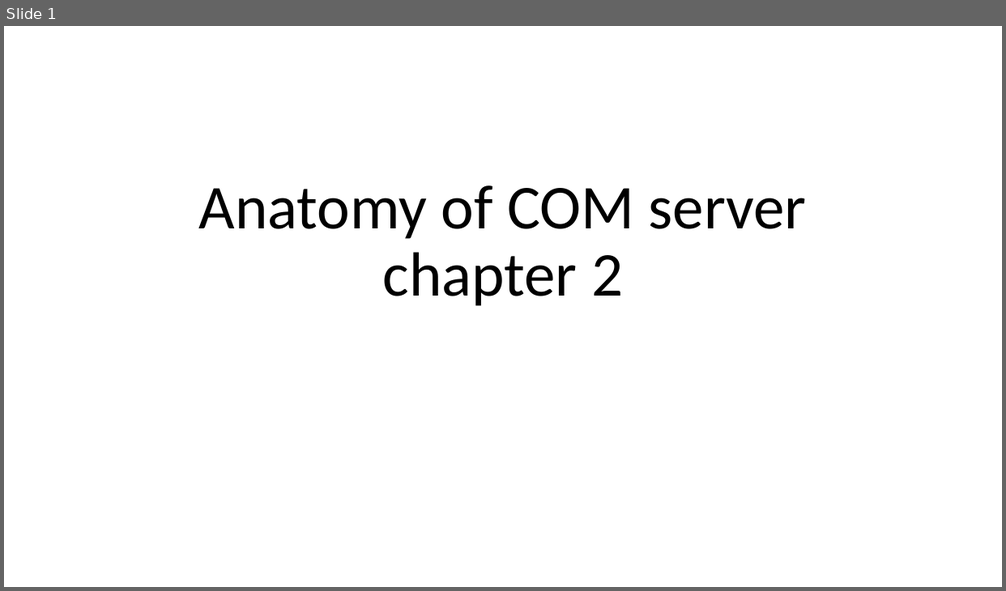
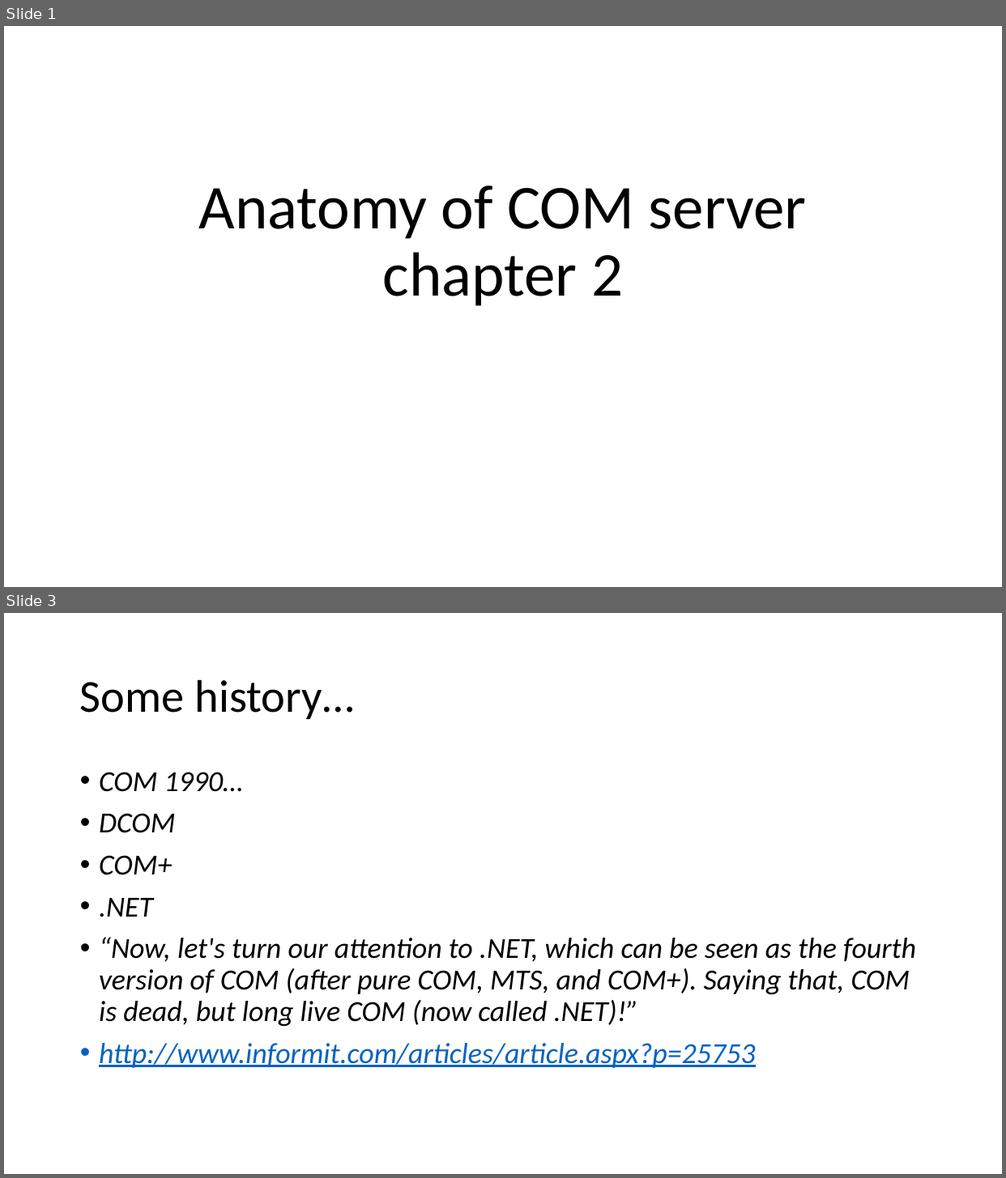
Before and after one commit to rojac07/COM, a slide deck: Chapter2/Anatomy of COM server.pptx. Shown one above the other, each under a label of ours: slide 1 before the commit, slides 1 and 3 after it; the slides between them are not shown. The pictures are 1006x591 and 1006x1178 pixels, drawn with LibreOffice and Linux fonts; fonts in the diff are those of the drawing. Boxes give left, top, right and bottom in pixels: in the first picture for what was removed or moved away, otherwise in the second. Text is boxed around its words. In the diff, an @@ line names an element or a change of style, - is before the commit and + after.

```diff
--- a/Chapter2/Anatomy of COM server.pptx
+++ b/Chapter2/Anatomy of COM server.pptx
@@ slide 3 added at [4, 613, 1002, 1174], background #FFFFFF @@
@@ title added at [80, 679, 354, 719], 44 pt, text #000000 @@
+Some history…
@@ text added at [99, 772, 916, 1068], 28 pt, text #000000, italic @@
+• COM 1990…
+• DCOM
+• COM+
+• .NET
+• “Now, let's turn our attention to .NET, which can be seen as the fourth version of COM (after pure COM, MTS, and COM+). Saying that, COM is dead, but long live COM (now called .NET)!”
+• http://www.informit.com/articles/article.aspx?p=25753
```
Also in this commit, not shown: 1 slide changed, 6 other slides added.
